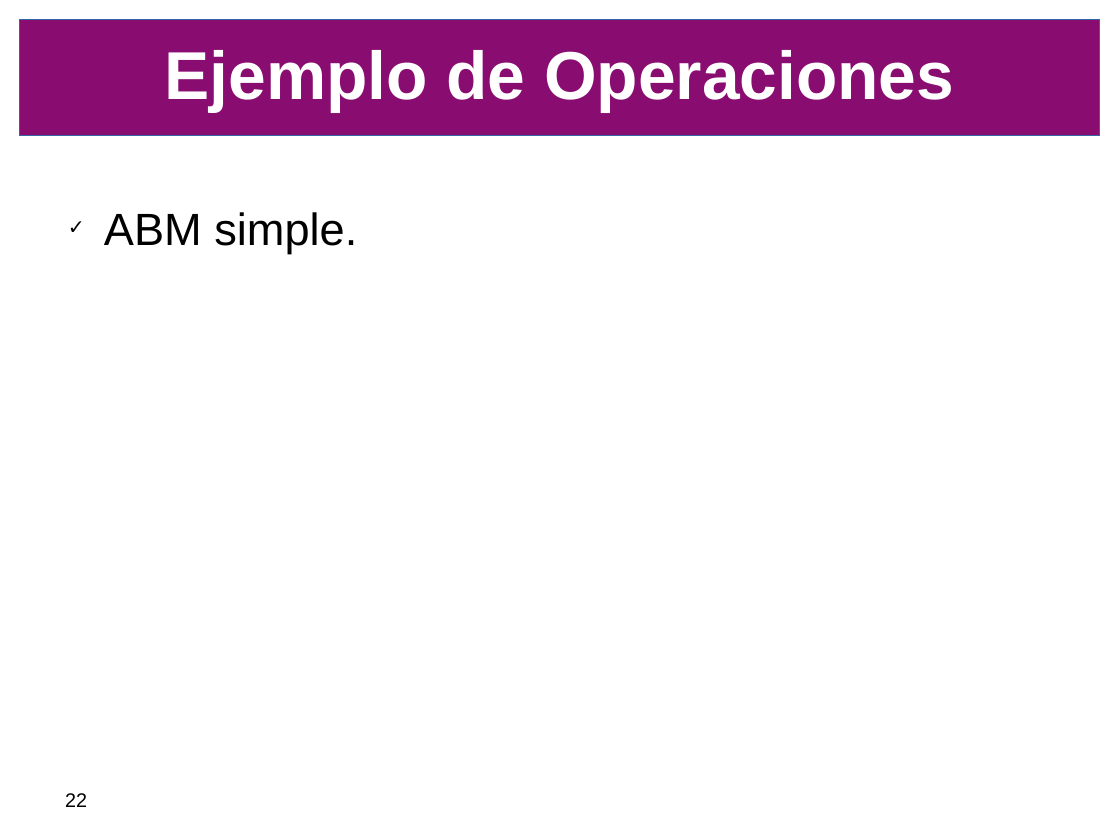
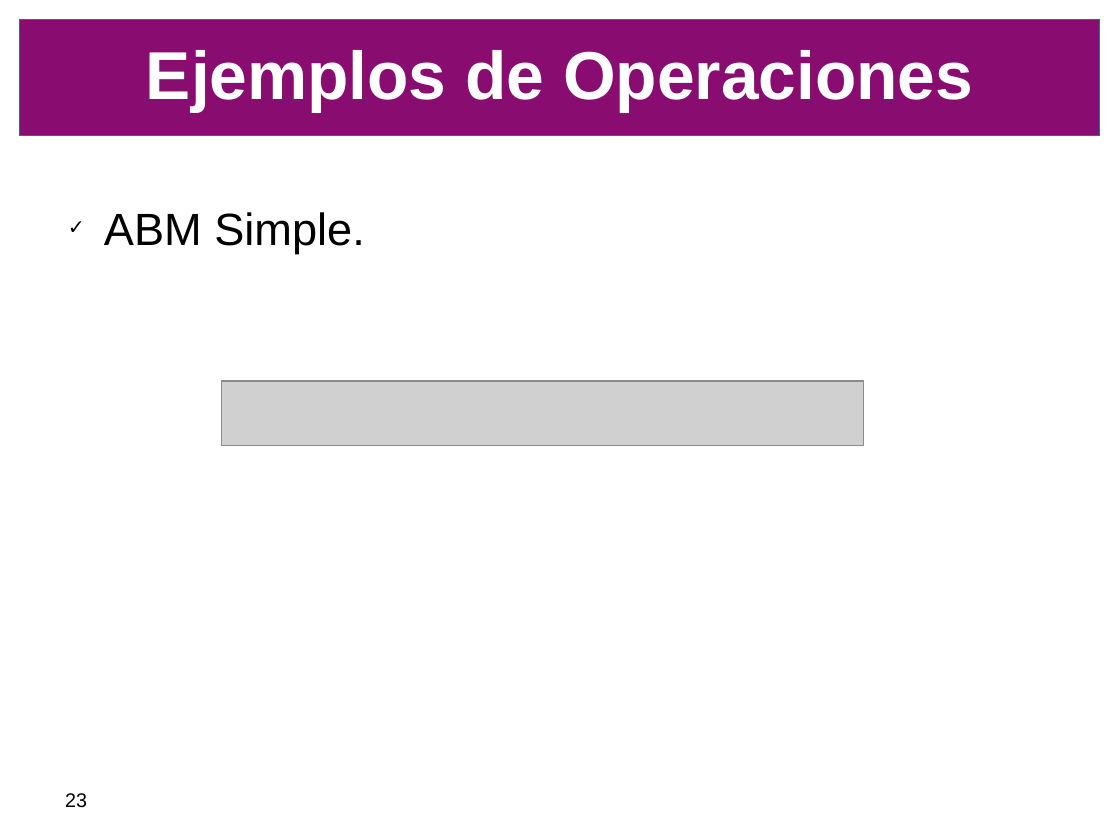
Before and after one commit to SIU-Toba/framework, a slide deck: slide 23 of doc/presentacion/CafeConf2006.odp (slide 22 before the commit). Drawn at 1120x840 pixels with LibreOffice and Linux fonts; fonts in the diff are those of the drawing; grey boxes stand for pictures; background and template pictures are left out. Boxes give left, top, right and bottom in pixels: in the first picture for what was removed or moved away, otherwise in the second. Text is boxed around its words. In the diff, an @@ line names an element or a change of style, - is before the commit and + after.

```diff
--- a/doc/presentacion/CafeConf2006.odp
+++ b/doc/presentacion/CafeConf2006.odp
@@ title at box(146, 50, 973, 112): text changed @@
-Ejemplo de Operaciones
+Ejemplos de Operaciones
@@ text at box(104, 212, 365, 253): text changed @@
-✓ ABM simple.
+✓ ABM Simple.
@@ picture added at box(222, 381, 864, 446) @@
@@ page number at box(65, 793, 87, 808): text changed @@
-22
+23
```
Also in this commit, not shown: 2 other slides changed, 2 slides added, 2 slides removed.
